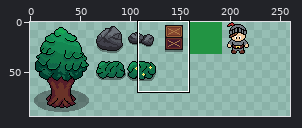
Sprite sheet -- Assets/Sprites/Overworld Objects/overworld_object_sprites.png. Above, an overview of the earlier version with the close-up marked.
Close-up. Before the edit:
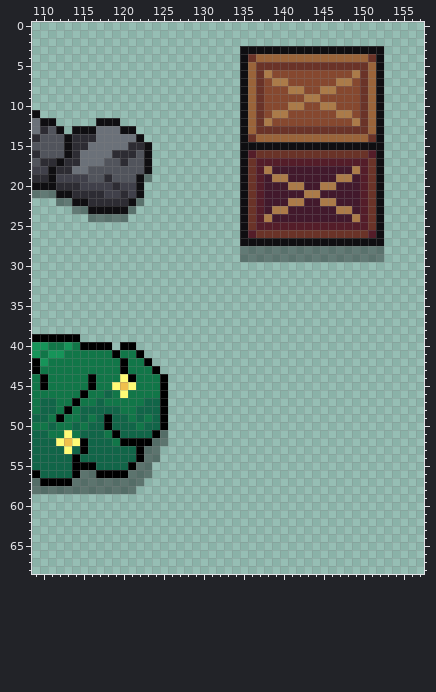
The file is 640x640 pixels. Colours within 5 levels of each other are drawn and written as one. Shown: x 109..157, y 0..68. The wide view leaves out empty margins. The commit also changed other parts of the picture, which this record leaves out.
The same view after the edit:
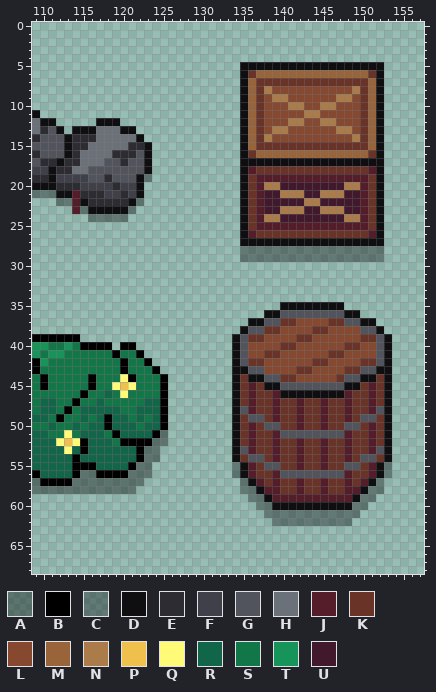
Palette (. is transparent): A #00000063  B #000000  C #0f0e1163  D #0f0e11  E #2d2c33  F #40404a  G #51545c  H #6b7179  J #541d29  K #6a3328  L #86482f  M #9a643a  N #ab7b49  P #f0c04c  Q #fffb76  R #116548  S #117648  T #169459  U #42192c
Diff:
@@ x 109..157 @@
  2 .................................................
- 3 ..........................DDDDDDDDDDDDDDDDDD.....
- 4 ..........................DKMMMMMMMMMMMMMMKD.....
- 5 ..........................DMKKKKKKKKKKKKKKMD.....
- 6 ..........................DMKNLLLLLLLLLLNKMD.....
- 7 ..........................DMKLNNLLLLLLNNLKMD.....
- 8 ..........................DMKLLLNNLLNNLLLKMD.....
- 9 ..........................DMKLLLLLNNLLLLLKMD.....
+ 3 .................................................
+ 4 .................................................
+ 5 ..........................DDDDDDDDDDDDDDDDDD.....
+ 6 ..........................DKMMMMMMMMMMMMMMKD.....
+ 7 ..........................DMKKKKKKKKKKKKKKMD.....
+ 8 ..........................DMKNLLLLLLLLLLNKMD.....
+ 9 ..........................DMKLNNLLLLLLNNLKMD.....
 10 ..........................DMKLLLNNLLNNLLLKMD.....
-11 D.........................DMKLNNLLLLLLNNLKMD.....
-12 HDD.....DDD...............DMKNLLLLLLLLLLNKMD.....
-13 HEGD.DDDHHHDD.............DMKKKKKKKKKKKKKKMD.....
-14 EGGGDEEEHHHHHD............DKMMMMMMMMMMMMMMKD.....
-15 GGGGDEEHHHHHEED...........DDDDDDDDDDDDDDDDDD.....
-16 EGGGDEHHHHEEEGD...........DJKKKKKKKKKKKKKKJD.....
-17 GEEDEEHHHGGEGGD...........DKJJJJJJJJJJJJJJKD.....
-18 FFDEEHHGGGGGGGD...........DKJNUUUUUUUUUUNJKD.....
-19 EEDFFFFGGEGGGDC...........DKJUNNUUUUUUNNUJKD.....
-20 DDDEEEFFFFEFFD............DKJUUUNNUUNNUUUJKD.....
-21 CCCDDEEEEFFEFD............DKJUUUUUNNUUUUUJKD.....
-22 ...CCDDEEEEEDC............DKJUUUNNUUNNUUUJKD.....
-23 .....CCDDDDDC.............DKJUNNUUUUUUNNUJKD.....
-24 .......CCCCC..............DKJNUUUUUUUUUUNJKD.....
+11 D.........................DMKLLLLLNNLLLLLKMD.....
+12 HDD.....DDD...............DMKLLLNNLLNNLLLKMD.....
+13 HEGD.DDDHHHDD.............DMKLNNLLLLLLNNLKMD.....
+14 EGGGDEEEHHHHHD............DMKNLLLLLLLLLLNKMD.....
+15 GGGGDEEHHHHHEED...........DMKKKKKKKKKKKKKKMD.....
+16 EGGGDEHHHHEEEGD...........DKMMMMMMMMMMMMMMKD.....
+17 GEEDEEHHHGGEGGD...........DDDDDDDDDDDDDDDDDD.....
+18 FFDEEHHGGGGGGGD...........DJKKKKKKKKKKKKKKJD.....
+19 EEDFFFFGGEGGGDC...........DKJJJJJJJJJJJJJJKD.....
+20 DDDEEEFFFFEFFD............DKJNNUUUUUUUUNNJKD.....
+21 CCCDDJEEEFFEFD............DKJUUNNNUUNNNUUJKD.....
+22 ...CCJDEEEEEDC............DKJUUUUUNNUUUUUJKD.....
+23 .....JCDDDDDC.............DKJUUNNNUUNNNUUJKD.....
+24 .......CCCCC..............DKJNNUUUUUUUUNNJKD.....
 25 ..........................DKJJJJJJJJJJJJJJKD.....
@@ x 132..155 @@
 34 ........................
-35 ........................
-36 ........................
-37 ........................
-38 ........................
-39 ........................
-40 ........................
-41 ........................
-42 ........................
-43 ........................
-44 ........................
-45 ........................
-46 ........................
-47 ........................
-48 ........................
-49 ........................
-50 ........................
-51 ........................
-52 ........................
-53 ........................
-54 ........................
-55 ........................
-56 ........................
-57 ........................
-58 ........................
-59 ........................
-60 ........................
-61 ........................
-62 ........................
+35 ........DDDDDDDD........
+36 ......DDGGGGGGGGDD......
+37 ....DDGGKKLLLLKKGGDD....
+38 ...DGGKKLLLLKKLLLLGGD...
+39 ..DGKKLLLLKKLLLLLLKKGD..
+40 ..DGLLLLKKLLLLLLKKLLGD..
+41 ..DGLLKKLLLLLLKKLLLLGD..
+42 ..DGKKLLLLLLKKLLLLKKGD..
+43 ..DDGGLLLLKKLLLLKKGGDD..
+44 ..DKDDGGKKLLLLLKGGDDKD..
+45 ..DKJKDDGGGGGGGGDDKJKD..
+46 ..DKJKKJDDDDDDDDJKKJKD..
+47 ..DKJKKJKKJKKJKKJKKJKD..
+48 ..DGJKKJKKJKKJKKJKKJGD..
+49 ..DKGGKJKKJKKJKKJKGGKD..
+50 ..DKJKGGKKJKKJKKGGKJKD..
+51 ..DKJKKJGGGGGGGGJKKJKD..
+52 ..DKJKKJKKJKKJKKJKKJKD..
+53 ..DGJKKJKKJKKJKKJKKJGD..
+54 ..DKGGKJKKJKKJKKJKGGKD..
+55 ..CDJKGGKKJKKJKKGGKJDC..
+56 ..CDJKKJGGGGGGGGJKKJDC..
+57 ...CDJKJKKJKKJKKJKJDC...
+58 ...CCDJJKKJKKJKKJJDCC...
+59 ....CCDJJJJJJJJJJDCC....
+60 .....CCDDDDDDDDDDCC.....
+61 ......CCCCCCCCCCCC......
+62 .......CCCCCCCCCC.......
 63 ........................
Changed places in both close-ups, as pixel boxes (x1, y1, x2, y2):
changed: (240, 46, 384, 222)
changed: (72, 190, 80, 214)
added: (232, 302, 392, 526)
